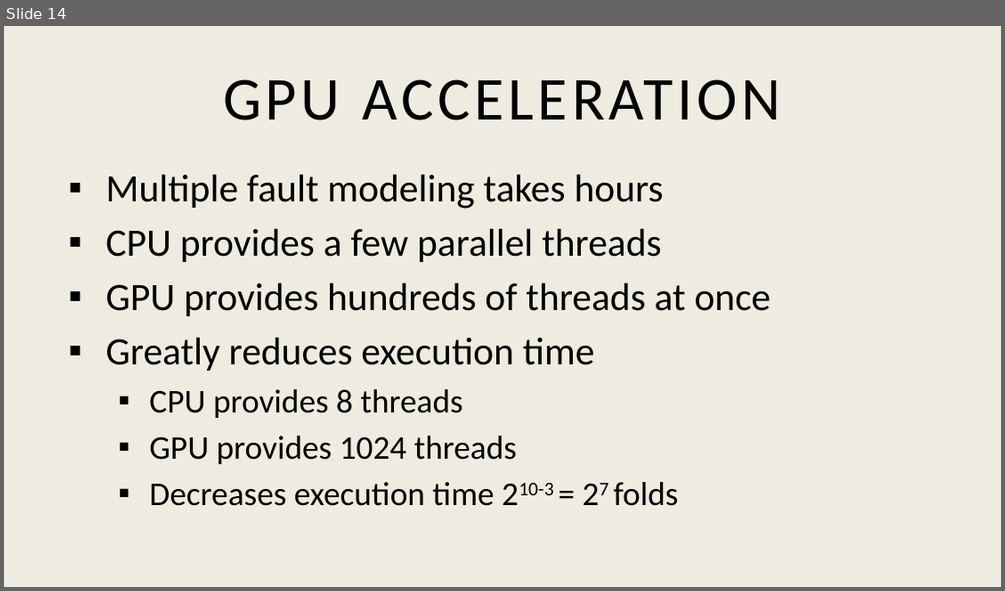
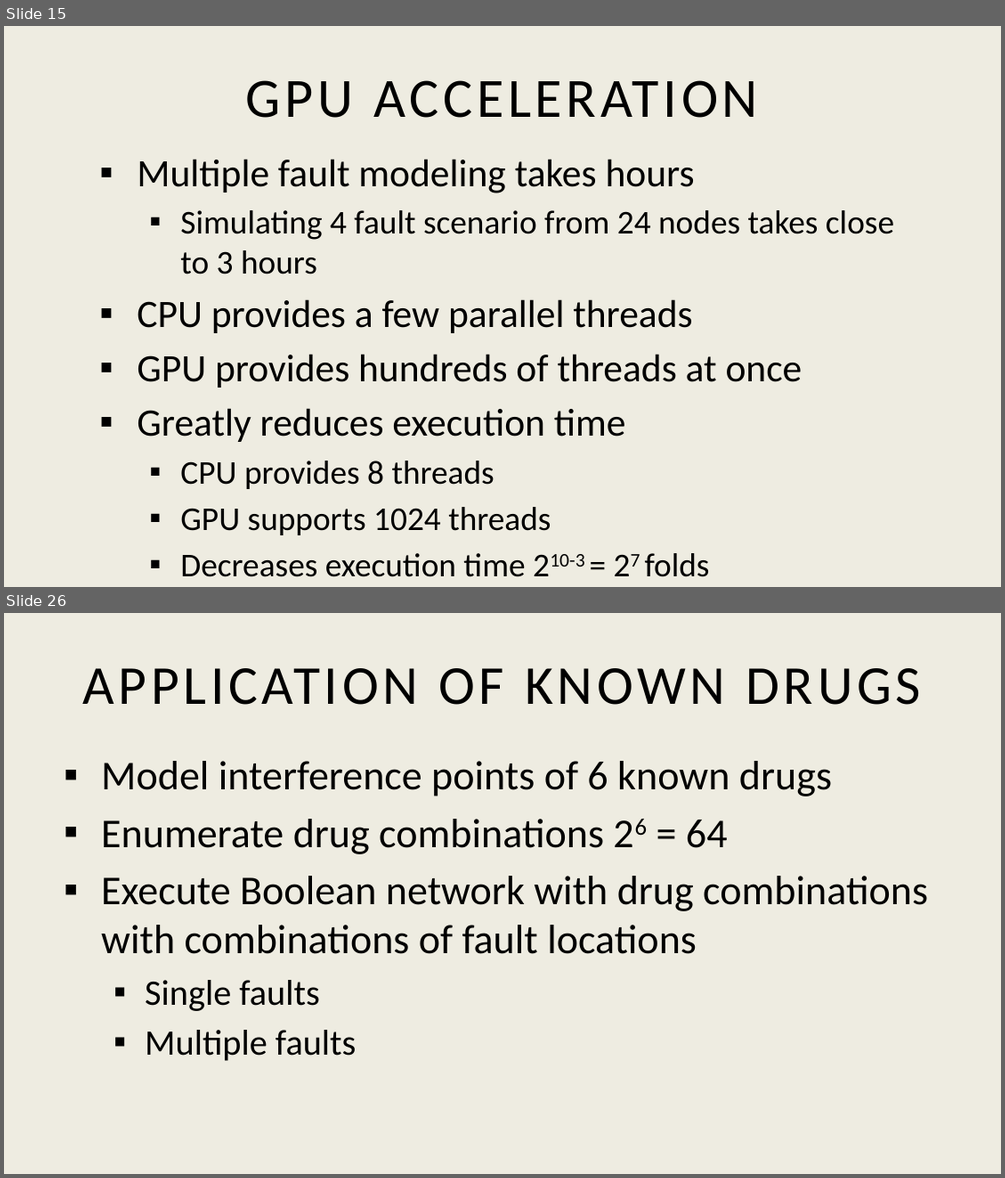
Before and after one commit to AcOdErKa/c--a--n--c--e--r12_16_17, a slide deck: finalDocs/ppt.pptx. Shown one above the other, each under a label of ours: slide 14 before the commit, slides 15 and 26 after it; the slides between them are not shown. The pictures are 1005x591 and 1005x1178 pixels, drawn with LibreOffice and Linux fonts; fonts in the diff are those of the drawing. Boxes give left, top, right and bottom in pixels: in the first picture for what was removed or moved away, otherwise in the second. Text is boxed around its words. In the diff, an @@ line names an element or a change of style, - is before the commit and + after.

```diff
--- a/finalDocs/ppt.pptx
+++ b/finalDocs/ppt.pptx
@@ slide 26 added at <box>4,613,1001,1174</box>, background #EEECE1 @@
@@ title added at <box>83,668,920,705</box>, 39.6 pt, text #000000 @@
+APPLICATION OF KNOWN DRUGS
@@ text added at <box>101,761,928,1061</box>, 29.6 pt, text #000000 @@
+▪ Model interference points of 6 known drugs
+▪ Enumerate drug combinations 26 = 64
+▪ Execute Boolean network with drug combinations with combinations of fault locations
+  ▪ Single faults
+  ▪ Multiple faults
@@ what was slide 14 is now slide 15 @@
@@ slide 15 changed as well @@
@@ title "GPU ACCELERATION" at <box>246,80,759,118</box>: size 44 to 40 pt @@
@@ text "Multiple fault modeling takes hours": place and size @@
-text "Multiple fault modeling takes hours" at <box>105,174,771,506</box>
+text "Multiple fault modeling takes hours" at <box>137,159,894,577</box>
@@ text at <box>180,210,894,274</box>: paragraph added @@
+  ▪ Simulating 4 fault scenario from 24 nodes takes close to 3 hours
@@ text at <box>180,507,550,535</box>: text changed @@
-  ▪ GPU provides 1024 threads
+  ▪ GPU supports 1024 threads
```
Also in this commit, not shown: 7 other slides changed, 26 other slides added.
